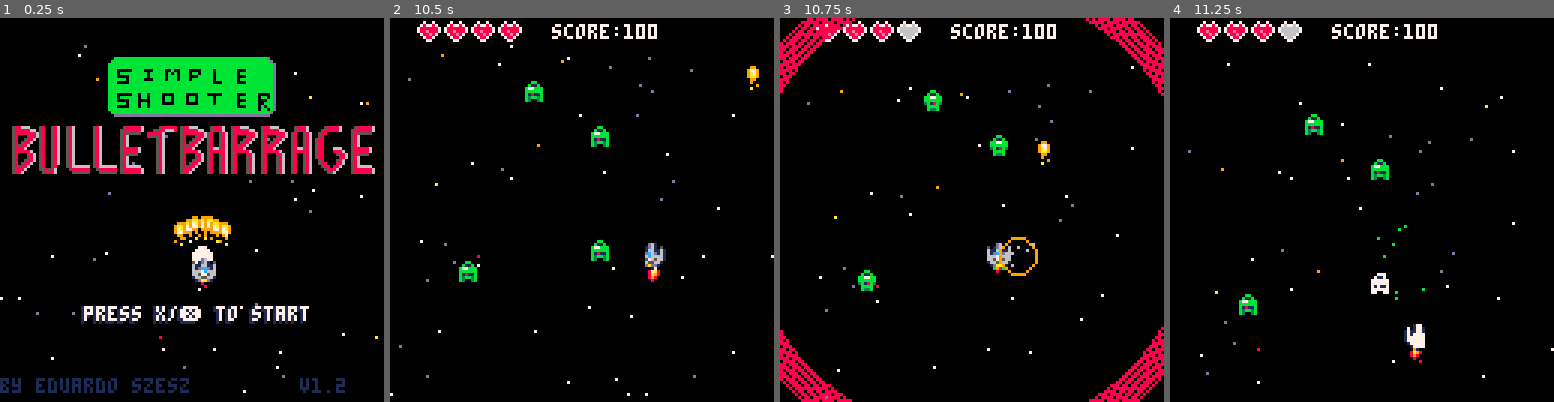
Above: before the commit, frames 1-4 (left to right).
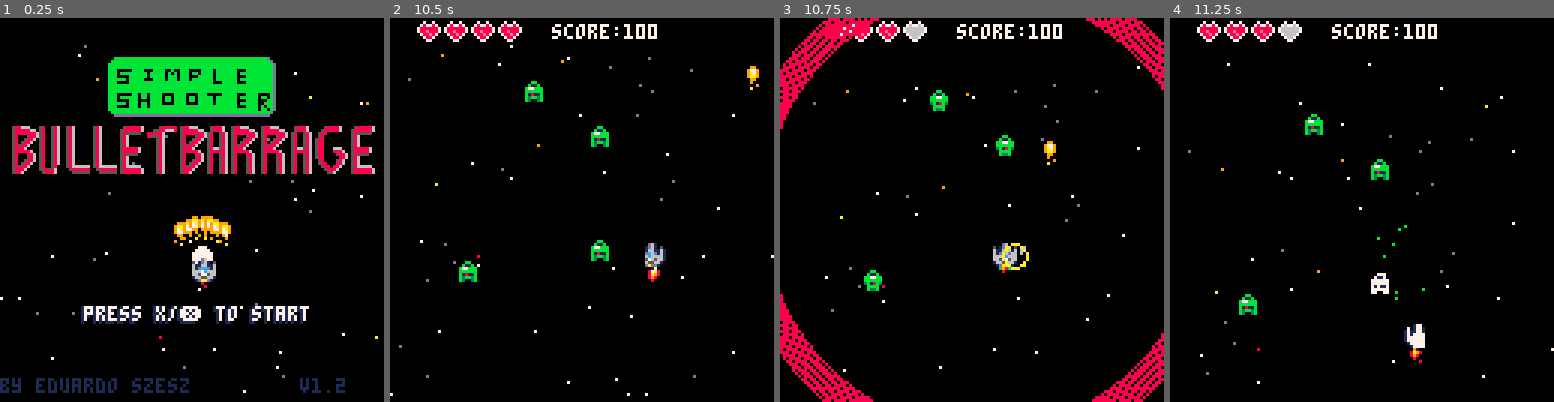
Above: after the commit, the same moments.

Repository: eduszesz/shmup
Game: PICO-8 cartridge myshmup.p8
Same seed, same stepped clock (60 frames per second), same inputs: the game is played once before the commit and once after it.
Inputs:
- Up to frame 1 (0.25 s): no input
- Up to frame 2 (10.5 s): tap X (X key) at 0.33, 1.07, 1.85, 2.97, 4.08, 5.2, 6.32, 7.43, 8.55, 9.67 s; tap O (Z key) at 0.7, 1.7, 2.1, 2.5, 2.9, 3.3, 3.7, 4.1, 4.5, 4.9, 5.3, 5.7, 6.1, 6.5, 6.9, 7.3, 7.7, 8.1, 8.5, 8.9, 9.3, 9.7, 10.1 s; hold Right 1.6-2.1 s; hold Up 2.15-2.42 s; hold Right 2.47-3.03 s; hold Left 3.08-3.58 s; hold Down 3.63-3.97 s; hold Right 4.02-4.68 s; hold Up 4.73-5.03 s; hold Left 5.08-5.68 s; hold Down 5.73-6.03 s; hold Right 6.08-6.58 s; hold Right 6.63-7.13 s; hold Up 7.18-7.45 s; hold Right 7.5-8.07 s; hold Left 8.12-8.62 s; hold Down 8.67-9 s; hold Right 9.05-9.72 s; hold Up 9.77-10.07 s; hold Left from 10.12 s (still down)
- Up to frame 3 (10.75 s): tap O (Z key) at 10.5 s; release Left at 10.72 s
- Up to frame 4 (11.25 s): hold Down 10.77-11.07 s; tap X (X key) at 10.78 s; tap O (Z key) at 10.9 s; hold Right from 11.12 s (still down)

Frames 1-2 are identical in both runs. In frame 3, 7.8% of the frame differs, in the area x 0-100%, y 0-100%; in frame 4, nothing differs.

Commit message:
more shields, less collision box for the player

Diff:
--- a/myshmup.p8
+++ b/myshmup.p8
@@ -44,7 +44,7 @@
 		t=45,
 		sh=false, --shield
 		sr=10, --shield radius
-		box={x1=0,y1=0,x2=7,y2=7}}
+		box={x1=2,y1=2,x2=5,y2=5}}
 
 	shield={
 							x=ship.x,
@@ -62,7 +62,7 @@
 						typ=nil,
 						imm=false,
 						use=false,
-						box={x1=0,y1=0,x2=7,y2=7}}
+						box={x1=-1,y1=-1,x2=8,y2=8}}
 	drone={
 						sp=42,
 						x=64,
@@ -119,6 +119,7 @@
 
 	if state=="wave" then
 		--shake=2
+		if ship.y>112 then ship.y=112 end
 		if wtimer==85 and cwave<10 then
 			sfx(9)
 		end
@@ -210,7 +211,7 @@
 	mkflash()
 	print(debug,110,1,7)
 
-	--drcollbox(e)
+	--drcollbox(ship)
 
 end
 
@@ -1019,6 +1020,7 @@
 			i=3
 		end
 		circ(ship.x+4,ship.y+4,ship.sr+i,cl[i])
+		circ(ship.x+4,ship.y+4,ship.sr+i-2,cl[i])
 		circ(ship.x+4,ship.y+4,ship.sr+i+2,cl[i])
 	end
 	spr(ship.sp,ship.x,ship.y)
